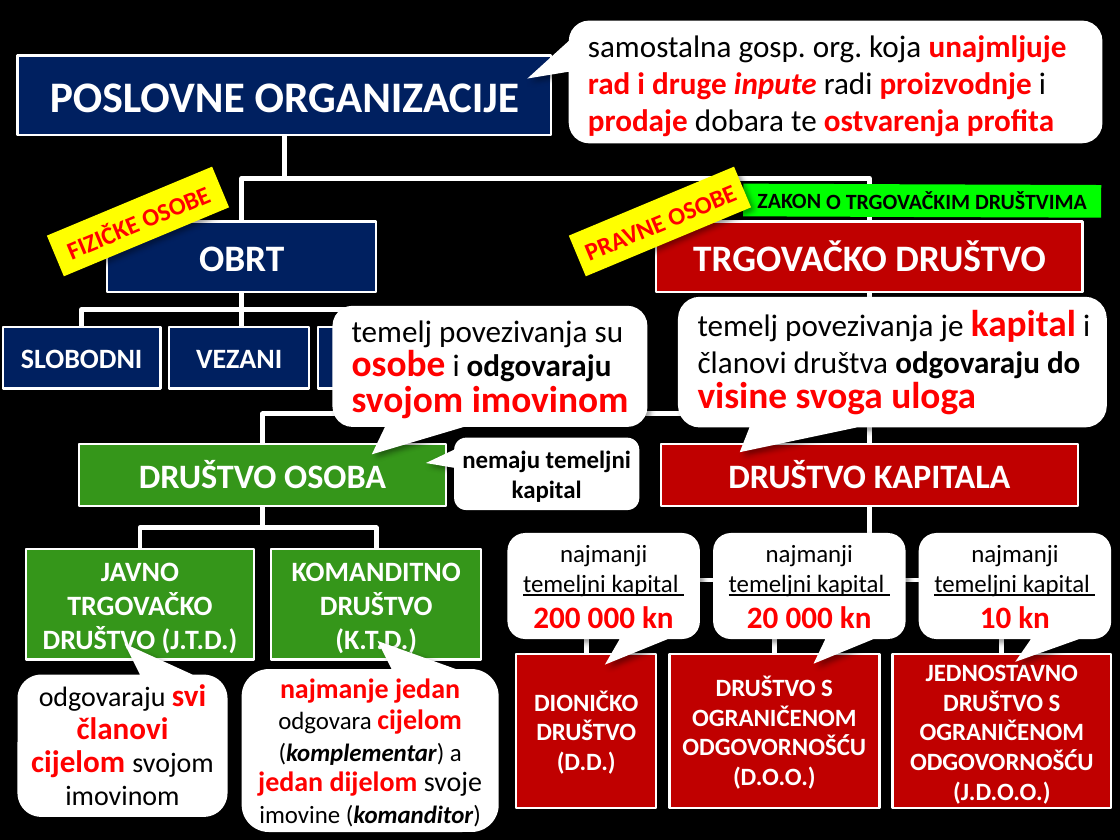
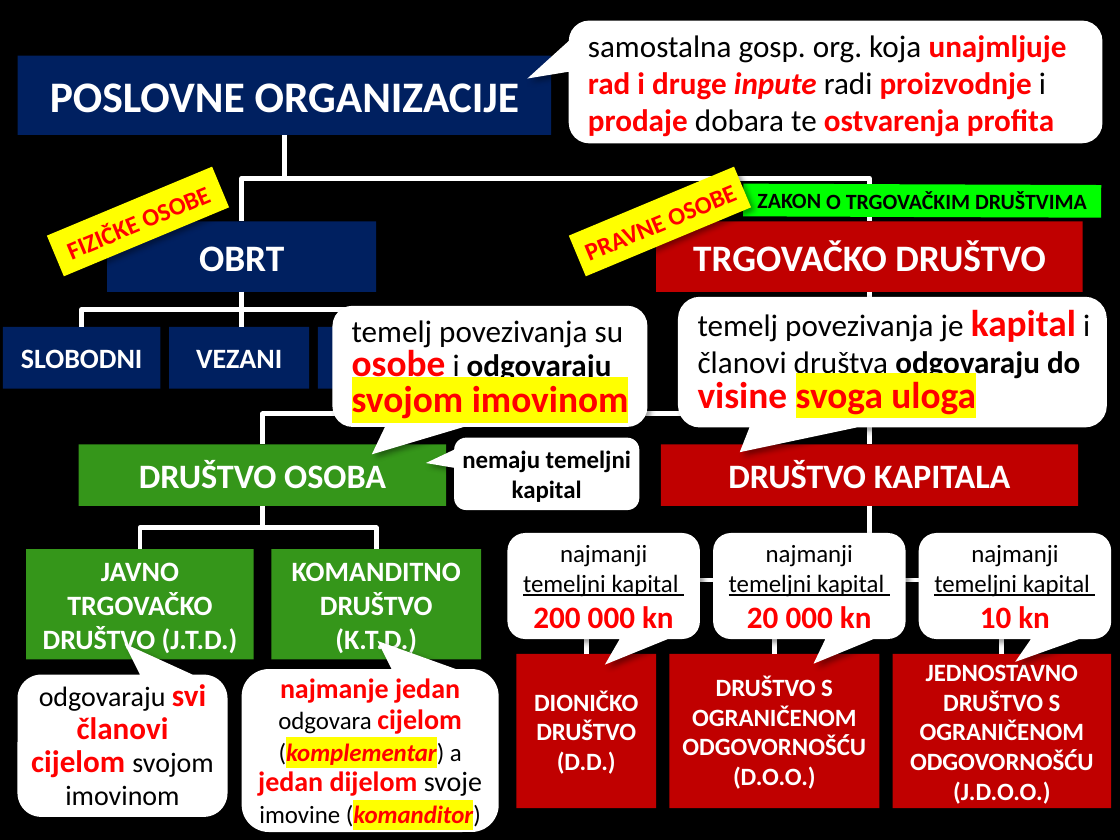
Before and after one commit to srednja-skola/politika, a slide deck: slide 7 of data/pptx/010_poduzetnistvo.pptx. Drawn at 1120x840 pixels with LibreOffice and Linux fonts; fonts in the diff are those of the drawing. Boxes give left, top, right and bottom in pixels: in the first picture for what was removed or moved away, otherwise in the second. Text is boxed around its words. In the diff, an @@ line names an element or a change of style, - is before the commit and + after.

```diff
--- a/data/pptx/010_poduzetnistvo.pptx
+++ b/data/pptx/010_poduzetnistvo.pptx
@@ rounded speech box "temelj povezivanja je kapital i ..." at <box>678,297,1107,428</box>: highlight none to #FFFF00 in "svoga uloga" @@
@@ rounded speech box "temelj povezivanja su osobe i ..." at <box>333,306,647,427</box>: highlight none to #FFFF00 in "svojom imovinom" @@
@@ outline #FFFFFF 1.5 pt to none in 13 elements at <box>18,56,552,136</box>, <box>108,222,376,292</box>, <box>656,222,1083,292</box>, <box>3,327,161,389</box>, <box>169,327,309,389</box>, <box>78,445,446,506</box>, <box>661,445,1079,506</box>, <box>318,327,498,389</box>, <box>26,549,253,659</box>, <box>271,549,482,659</box>, <box>670,654,880,809</box>, <box>516,654,656,809</box>, <box>893,654,1111,809</box> @@
@@ rounded speech box "najmanje jedan odgovara cijelom (komplementar) ..." at <box>242,669,500,831</box>: text colour #000000 to #FF0000, highlight none to #FFFF00 in "(komplementar) (komanditor)" @@
```
Also in this commit, not shown: 7 other slides changed, 1 other file.
